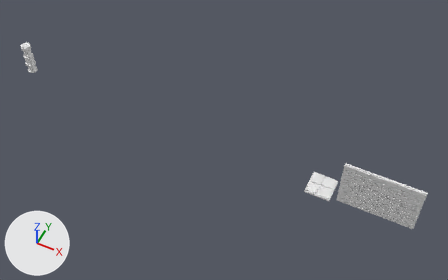
Before and after pictures for a commit that changed the FBX model Assets/Art/3D/dungeon_resources.fbx.
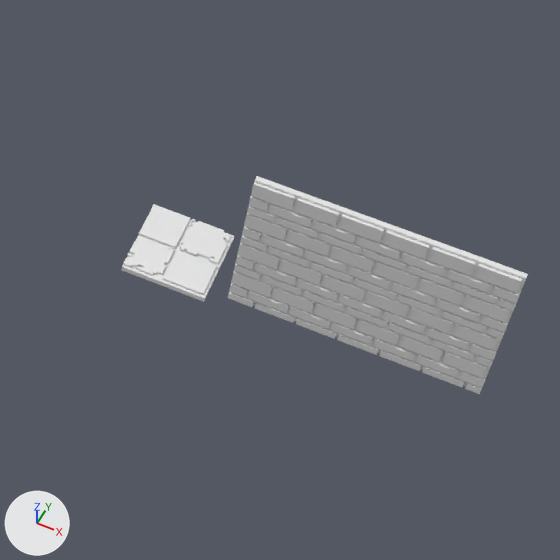
Old and new are each drawn whole from a camera (50 mm lens) standing at (2.3, -13.7, 58.2) and looking at (-19.8, 30.6, 2.9) and again close up on the part from 60% to 98% of the width and 39% to 100% of the height. Lighting does not change. The marker at lower left points along +X, +Y and +Z. Materials are left out; every surface is plain grey. Where no turn or scale is listed for an object, it has been applied to the vertices. Vertices at the same position are counted once.

The older version as bpy lines, for what is in view:
```python
me_mesh = bpy.data.meshes.new('Mesh')
me_mesh.from_pydata(...)  # 181 vertices, 368 faces; spans x -1.55..1.55, y -1.55..1.55, z 0.0..0.3
me_mesh.materials.append(mat_palette_002)
me_mesh_002 = bpy.data.meshes.new('Mesh.002')
me_mesh_002.from_pydata(...)  # 5923 vertices, 12332 faces; spans x 0.0..9.0, y -0.3..0.0, z 0.0..6.4
me_mesh_002.materials.append(mat_palette_008)
ob_cript_module_ground = bpy.data.objects.new('cript_module_ground', me_mesh)
ob_cript_module_ground.location = (-7.41, 31.4, 0.02)
ob_cript_module_wall = bpy.data.objects.new('cript_module_wall', me_mesh_002)
ob_cript_module_wall.location = (-5.17, 30.68, 0.02)
```
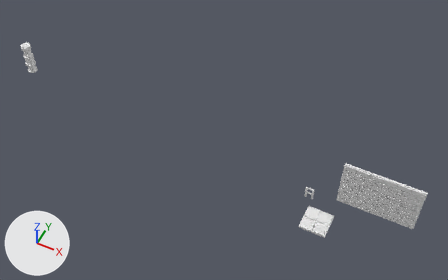
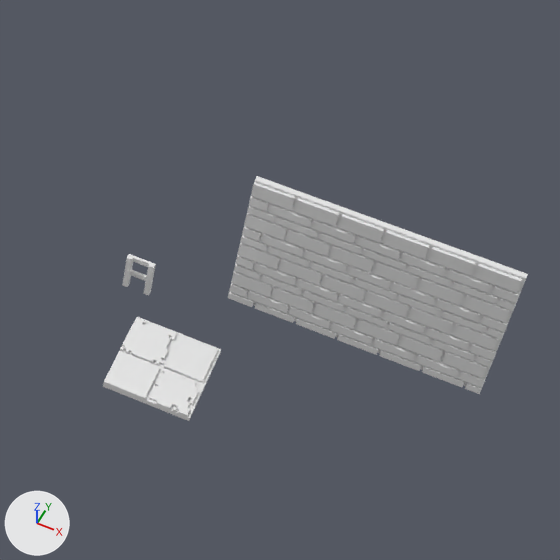
Where the newer file only moved an object's origin or applied its transform, the numbers keep the older frame.

Diff of the bpy script that builds the scene:
```diff
--- a/Assets/Art/3D/dungeon_resources.fbx.py
+++ b/Assets/Art/3D/dungeon_resources.fbx.py
@@ me_mesh @@
 me_mesh.from_pydata(...)  # 181 vertices, 368 faces; spans x -1.55..1.55, y -1.55..1.55, z 0.0..0.3
 # used by ob_cript_module_ground; location = (-7.41, 31.4, 0.02)
+# me_mesh part 1: the whole mesh is turned 90 degrees about the z axis through its middle, then moved by (1.26, -4.89, 0.01)
@@ me_mesh_003 @@
+me_mesh_003.from_pydata(...)  # 125 vertices, 250 faces; spans x -0.5..0.5, y -0.1..0.1, z 0.0..1.6
@@ ob_cript_module_stair @@
+ob_cript_module_stair = bpy.data.objects.new('cript_module_stair', me_mesh_003)
+ob_cript_module_stair.location = (-8.19, 29.33, 0.02)
```

Changed parts and their boxes [x1, y1, x2, y2] in the close-ups (560 x 560 px):
'cript_module_ground', mesh turned
    before: [122, 204, 234, 302]
    after: [103, 317, 221, 421]
'cript_module_stair', added
    after: [122, 254, 156, 295]
